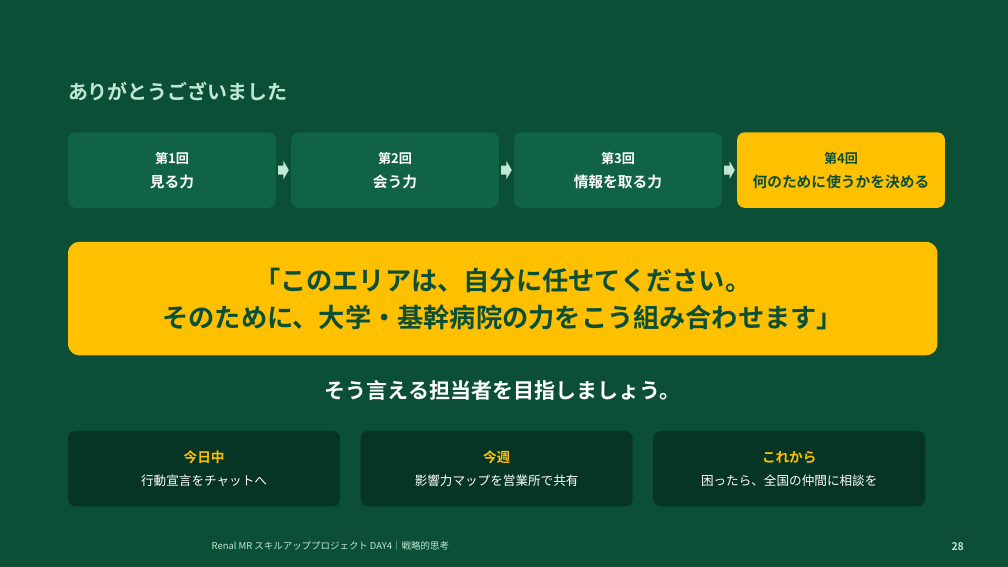
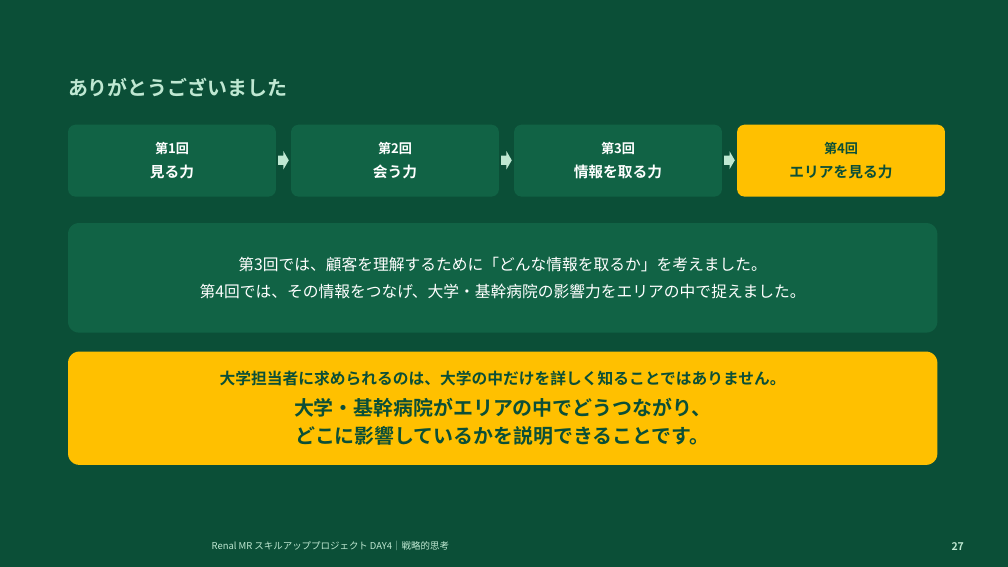
Before and after one commit to TAKUYA-1187/Claude, a slide deck: slide 27 of novartis_training/DAY4_ちょっと分かるだけで世界が変わる.pptx (slide 28 before the commit). Drawn at 1008x567 pixels with LibreOffice and Linux fonts; fonts in the diff are those of the drawing; background and template pictures are left out. Boxes give left, top, right and bottom in pixels: in the first picture for what was removed or moved away, otherwise in the second. Text is boxed around its words. In the diff, an @@ line names an element or a change of style, - is before the commit and + after.

```diff
--- a/novartis_training/DAY4_ちょっと分かるだけで世界が変わる.pptx
+++ b/novartis_training/DAY4_ちょっと分かるだけで世界が変わる.pptx
@@ text "ありがとうございました" moved from (x1=68, y1=82, x2=287, y2=101) to (x1=68, y1=78, x2=287, y2=97) @@
@@ rounded rectangle "第1回" resized from (x1=68, y1=132, x2=276, y2=208) to (x1=68, y1=125, x2=276, y2=197) @@
@@ rounded rectangle "第2回" resized from (x1=291, y1=132, x2=499, y2=208) to (x1=291, y1=125, x2=499, y2=197) @@
@@ rounded rectangle "第3回" resized from (x1=514, y1=132, x2=722, y2=208) to (x1=514, y1=125, x2=722, y2=197) @@
@@ rounded rectangle "第4回" resized from (x1=737, y1=132, x2=945, y2=208) to (x1=737, y1=125, x2=945, y2=197) @@
@@ 3 right arrows moved together from (x1=278, y1=161, x2=735, y2=179) to (x1=278, y1=151, x2=735, y2=169) @@
@@ text in rounded rectangle at (x1=789, y1=164, x2=892, y2=179): text changed @@
-何のために使うかを決める
+エリアを見る力
@@ rounded rectangle "第3回では、顧客を理解するために「どんな情報を取るか」を考えました。" moved from (x1=68, y1=242, x2=938, y2=355) to (x1=68, y1=223, x2=938, y2=333) @@
@@ rounded rectangle "第3回では、顧客を理解するために「どんな情報を取るか」を考えました。" at (x1=68, y1=223, x2=938, y2=333): fill #FFC000 to #116345 @@
@@ text in rounded rectangle at (x1=200, y1=256, x2=806, y2=299): text changed; size 25 to 15 pt; text colour #0B4F37 to #FFFFFF; bold off @@
-「このエリアは、自分に任せてください。
-そのために、大学・基幹病院の力をこう組み合わせます」
+第3回では、顧客を理解するために「どんな情報を取るか」を考えました。
+第4回では、その情報をつなげ、大学・基幹病院の影響力をエリアの中で捉えました。
@@ rounded rectangle added at (x1=68, y1=352, x2=938, y2=465), fill #FFC000, 19 pt, text #0B4F37, bold @@
+大学担当者に求められるのは、大学の中だけを詳しく知ることではありません。
+大学・基幹病院がエリアの中でどうつながり、
+どこに影響しているかを説明できることです。
@@ text removed at (x1=325, y1=380, x2=681, y2=400) @@
-そう言える担当者を目指しましょう。
@@ rounded rectangle removed at (x1=68, y1=431, x2=340, y2=507) @@
-今日中
-行動宣言をチャットへ
@@ rounded rectangle removed at (x1=361, y1=431, x2=633, y2=507) @@
-今週
-影響力マップを営業所で共有
@@ rounded rectangle removed at (x1=653, y1=431, x2=926, y2=507) @@
-これから
-困ったら、全国の仲間に相談を
@@ text at (x1=952, y1=542, x2=964, y2=550): text changed @@
-28
+27
```
Also in this commit, not shown: 24 other slides changed, 5 slides added, 4 slides removed, 2 other files.
